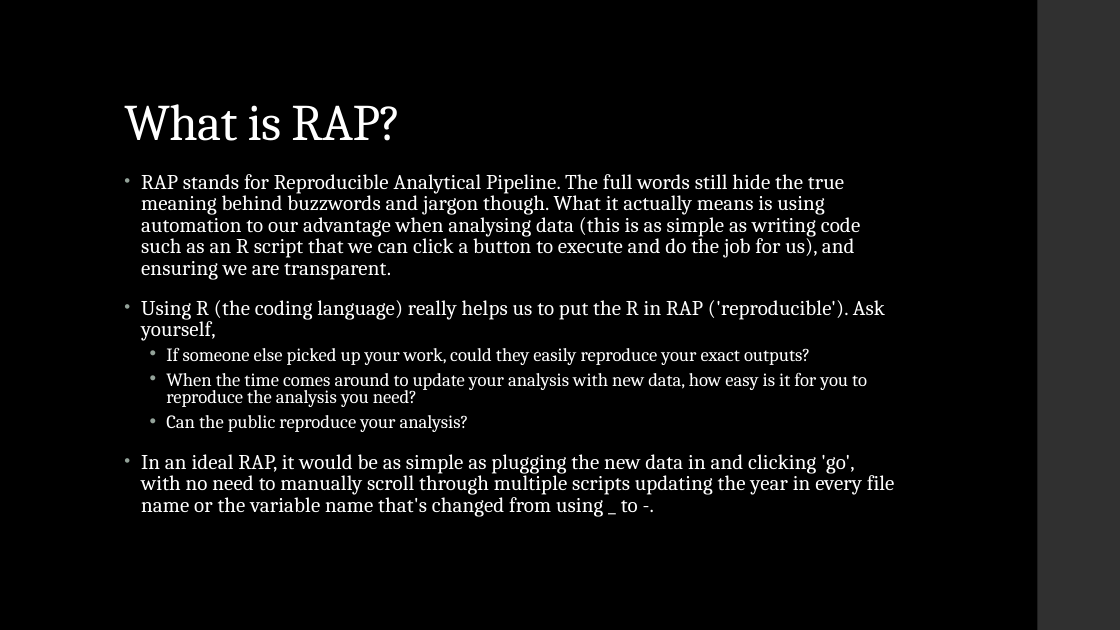
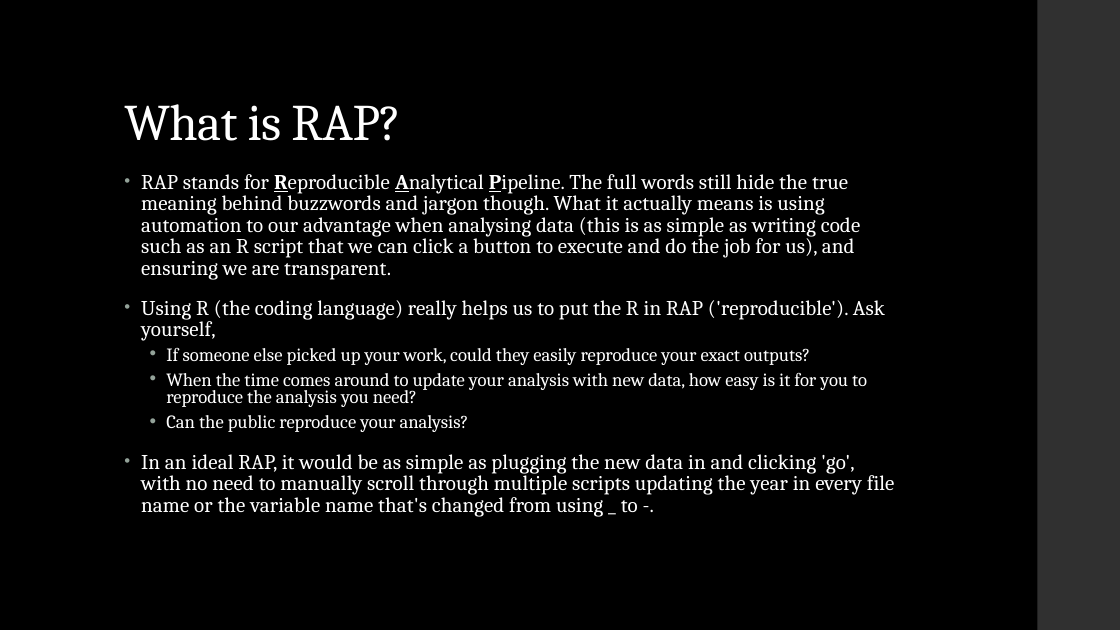
Before and after one commit to dfe-analytical-services/techskills_workshops, a slide deck: slide 6 of slides/workshopslides_RforRAP.pptx. Drawn at 1120x630 pixels with LibreOffice and Linux fonts; fonts in the diff are those of the drawing. Boxes give left, top, right and bottom in pixels: in the first picture for what was removed or moved away, otherwise in the second. Text is boxed around its words. In the diff, an @@ line names an element or a change of style, - is before the commit and + after.

```diff
--- a/slides/workshopslides_RforRAP.pptx
+++ b/slides/workshopslides_RforRAP.pptx
@@ text at [141,174,860,280]: bold on, underline on in "Reproducible Analytical Pipeline." @@
```
Also in this commit, not shown: 1 slide added, 7 other files.
